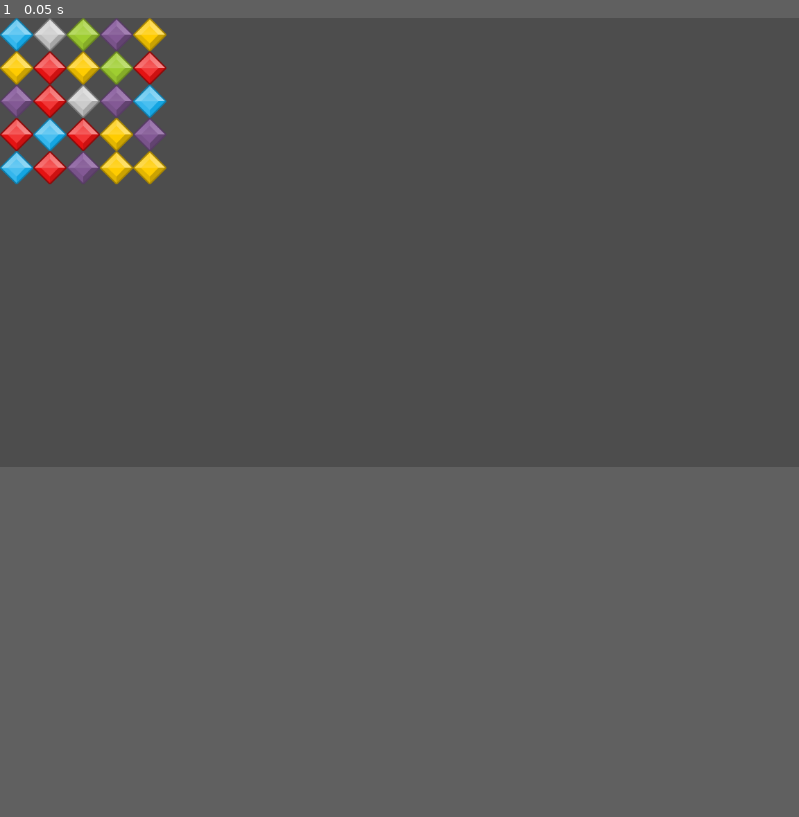
Above: before the commit, frame 1.
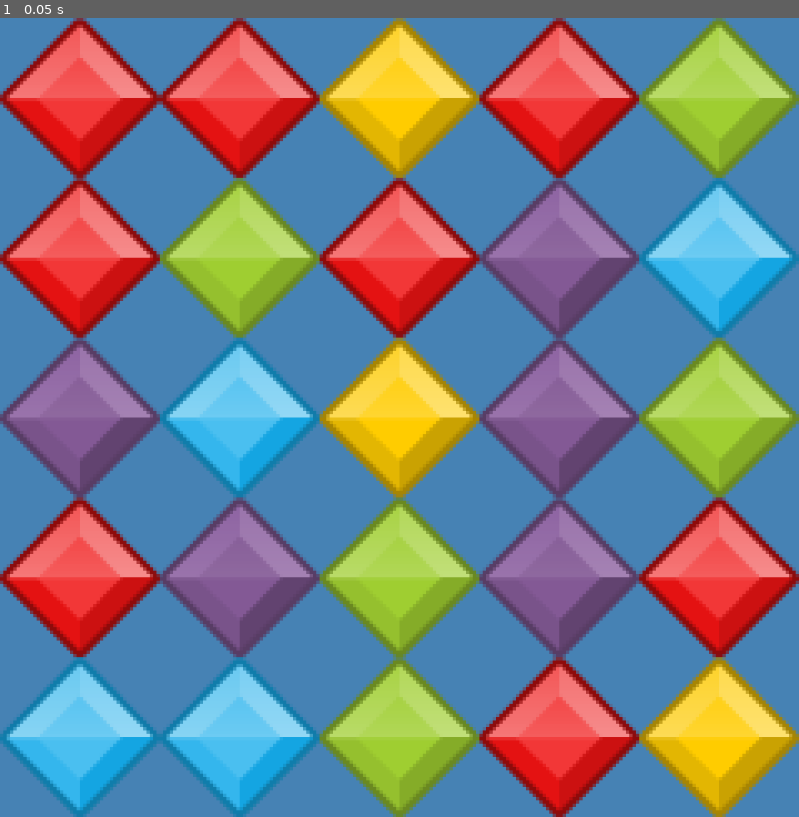
Above: after the commit, the same moment.

Repository: willroberts/begemmed
Game: Godot game, scene res://main.tscn
The game is run twice, just before and just after one commit, with the same random seed, the same clock (stepped at 60 frames per second) and the same inputs.
Inputs:
- Up to frame 1 (0.05 s): no input
In our replay, the window is 799x449 before the commit and 799x799 after it. These sizes can differ from the game's own. Grey fills any space a smaller window leaves; there, only what the larger window draws over its background counts as a difference.

The runs differ from the first frame. In frame 1, 79% of the frame differs, in the area x 0-100%, y 0-100%.

Commit message:
Adds randomization, detection, scaling

Diff:
--- a/gem.gd
+++ b/gem.gd
@@ -1,7 +1,7 @@
 extends Node2D
 
 var color: String
-var colors: Array = ['blue', 'green', 'grey', 'purple', 'red', 'yellow']
+var colors: Array = ['blue', 'green', 'purple', 'red', 'yellow']
 
 func _init() -> void:
 	color = colors[randi() % colors.size()]
--- a/gem.tscn
+++ b/gem.tscn
@@ -7,5 +7,6 @@
 script = ExtResource("1_edvqy")
 
 [node name="Sprite2D" type="Sprite2D" parent="."]
-position = Vector2(24, 24)
+position = Vector2(96, 96)
+scale = Vector2(4, 4)
 texture = ExtResource("1_whk3i")
--- a/grid.gd
+++ b/grid.gd
@@ -4,22 +4,33 @@
 
 var width: int = 5 # columns
 var height: int = 5 # rows
-var gem_size: int = 48 # pixels
+var gem_size: int = 192 # pixels
+var gems: Array = []
 
 func _init() -> void:
-	var gems: Array = []
 	for y in range(0, height):
 		for x in range(0, width):
 			var g = Gem.instantiate()
-			g.position = Vector2(x*48, y*48)
+			g.position = Vector2(x*gem_size, y*gem_size)
 			add_child(g)
 			gems.append(g)
 
 func _ready() -> void:
-	draw()
+	find_matches()
 
-func draw() -> void:
-	pass
+func same_color(id1: int, id2: int) -> bool:
+	return gems[id1].get_color() == gems[id2].get_color()
+
+func find_matches() -> void:
+	for y in range(0, height):
+		for x in range(0, width):
+			var id = y*5 + x
+			# check for horizontal matches
+			if x < width-2 && same_color(id, id+1) && same_color(id+1, id+2):
+				print('Horizontal match found!')
+			# check for vertical matches
+			if y < width-2 && same_color(id, id+width) && same_color(id+width, id+(width*2)):
+				print('Vertical match found!')
 
 func _input(event: InputEvent) -> void:
 	pass
--- a/main.gd
+++ b/main.gd
@@ -4,7 +4,7 @@
 	pass
 
 func _ready() -> void:
-	pass
+	RenderingServer.set_default_clear_color(Color.STEEL_BLUE)
 
 func _input(event: InputEvent) -> void:
 	pass
--- a/project.godot
+++ b/project.godot
@@ -15,7 +15,13 @@
 config/features=PackedStringArray("4.4", "GL Compatibility")
 config/icon="res://icon.svg"
 
+[display]
+
+window/size/viewport_width=960
+window/size/viewport_height=960
+
 [rendering]
 
+textures/canvas_textures/default_texture_filter=0
 renderer/rendering_method="gl_compatibility"
 renderer/rendering_method.mobile="gl_compatibility"
